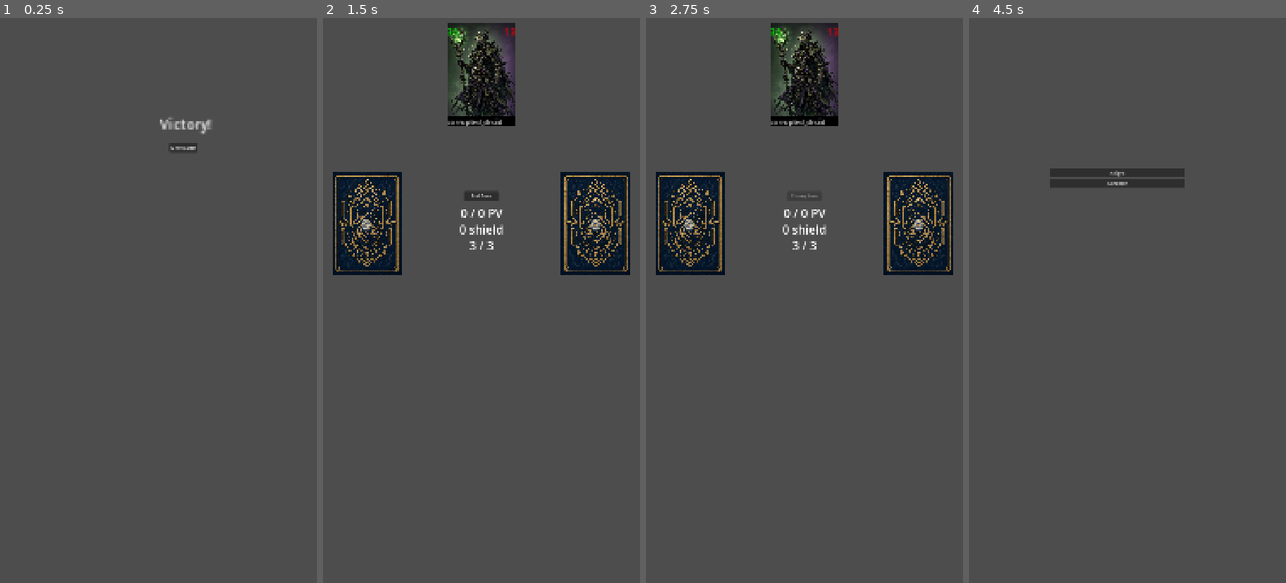
Above: before the commit, frames 1-4 (left to right).
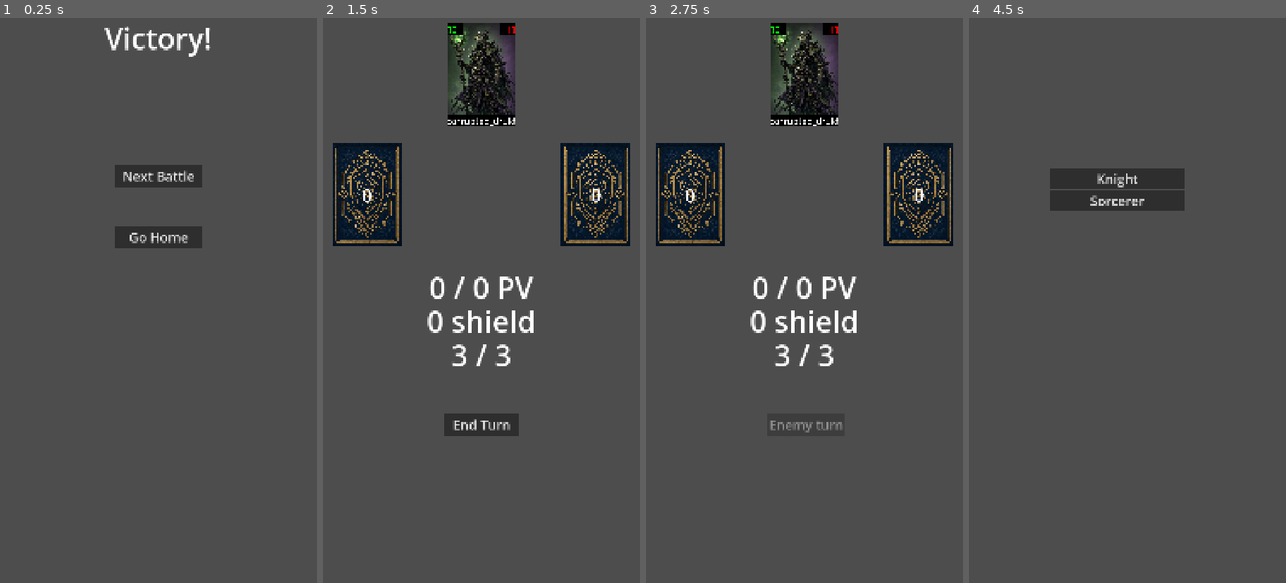
Above: after the commit, the same moments.

Repository: hugocardin/cardinDeckBuildingRoguelike
Game: Godot game, scene res://scenes/battle_victory/BattleVictory.tscn
The game is run twice, just before and just after one commit, with the same random seed, the same clock (stepped at 60 frames per second) and the same inputs. This scene is started directly instead of the project's main scene.
Inputs (mouse positions are in pixels of both pictures, inside the frame that each line leads up to):
- Up to frame 1 (0.25 s): no input
- Up to frame 2 (1.5 s): click "Next Battle" at 0.5 s; click (370, 537) at 1.27 s
- Up to frame 3 (2.75 s): click "End Turn" at 2 s
- Up to frame 4 (4.5 s): tap Enter at 2.75 s; move the mouse to (1197, 272) at 2.77 s; click (1197, 272) at 2.92 s; click "Start a new game" (after the commit: "Go home") at 3.5 s; click "Start battle" at 4.25 s

The runs differ from the first frame. In frame 1, 2.9% of the frame differs, in the area x 32-68%, y 1-41%; in frame 2, 9.9%, in the area x 3-97%, y 0-74%; in frame 3, 9.0%; in frame 4, 1.8%.
Error after the commit: Invalid access to property or key 'type' on a base object of type 'Nil'. (res://scenes/battle_victory/BattleVictory.gd:10)

Commit message:
- Added 10 new player cards - Created theme to have buttons using the same font-size as well as the RichTextLabel. - Uses theme with font-size instead of using scale, the text is now clean as blurry with the scale. - Removed CardRarity.LEGENDARY to only have 3 levels of cards. - After a world boss battle, the player has the choice to go back to menu to start a new game or go to next battle, which will create a new world

Diff:
--- a/components/card/Card.tscn
+++ b/components/card/Card.tscn
@@ -2,9 +2,16 @@
 
 [ext_resource type="Script" uid="uid://ct0tgc1n4khwl" path="res://components/card/Card.gd" id="1_42x1r"]
 [ext_resource type="Texture2D" uid="uid://uqus1dccjxs2" path="res://assets/cards/knight.jpg" id="2_khtmt"]
+[ext_resource type="Theme" uid="uid://caw1tcdukqnd7" path="res://themes/ui_theme.tres" id="3_khtmt"]
 
 [sub_resource type="RectangleShape2D" id="RectangleShape2D_yuttk"]
 size = Vector2(784.5, 1168)
+
+[sub_resource type="StyleBoxFlat" id="StyleBoxFlat_shs3l"]
+bg_color = Color(0, 0, 0, 1)
+
+[sub_resource type="StyleBoxFlat" id="StyleBoxFlat_khtmt"]
+bg_color = Color(0, 0, 0, 1)
 
 [sub_resource type="StyleBoxFlat" id="StyleBoxFlat_42x1r"]
 bg_color = Color(0, 0, 0, 1)
@@ -24,12 +31,13 @@
 
 [node name="Attack" type="RichTextLabel" parent="." unique_id=137795790]
 self_modulate = Color(1, 0, 0, 1)
-offset_left = 112.00001
+offset_left = 220.0
 offset_top = -584.0
-offset_right = 152.0
-offset_bottom = -559.0
-scale = Vector2(7, 7)
+offset_right = 392.0
+offset_bottom = -447.0
 mouse_filter = 2
+theme = ExtResource("3_khtmt")
+theme_override_styles/normal = SubResource("StyleBoxFlat_shs3l")
 text = "999"
 fit_content = true
 autowrap_mode = 0
@@ -40,34 +48,35 @@
 self_modulate = Color(0, 1, 0, 1)
 offset_left = -392.0
 offset_top = -584.0
-offset_right = -352.0
-offset_bottom = -559.0
-scale = Vector2(7, 7)
+offset_right = -220.0
+offset_bottom = -447.0
 mouse_filter = 2
+theme = ExtResource("3_khtmt")
+theme_override_styles/normal = SubResource("StyleBoxFlat_khtmt")
 text = "999"
 fit_content = true
 autowrap_mode = 0
 vertical_alignment = 1
 
 [node name="Name" type="RichTextLabel" parent="." unique_id=1372852587]
-offset_left = -392.0
-offset_top = 469.00003
-offset_right = -235.20001
-offset_bottom = 492.00003
-scale = Vector2(5, 5)
+offset_left = -394.0
+offset_top = 449.0
+offset_right = 393.0
+offset_bottom = 587.0
 mouse_filter = 2
+theme = ExtResource("3_khtmt")
 theme_override_styles/normal = SubResource("StyleBoxFlat_42x1r")
 text = "Super Knight"
 fit_content = true
 autowrap_mode = 0
 
 [node name="Rarity" type="RichTextLabel" parent="." unique_id=374965623]
-offset_left = -392.00003
-offset_top = 354.0
-offset_right = -235.20004
-offset_bottom = 377.0
-scale = Vector2(5, 5)
+offset_left = -394.0
+offset_top = 312.0
+offset_right = 393.0
+offset_bottom = 450.0
 mouse_filter = 2
+theme = ExtResource("3_khtmt")
 theme_override_styles/normal = SubResource("StyleBoxFlat_42x1r")
 text = "Rarity"
 fit_content = true
--- a/components/deck/Deck.tscn
+++ b/components/deck/Deck.tscn
@@ -20,11 +20,11 @@
 
 [node name="CardCount" type="RichTextLabel" parent="." unique_id=190720630]
 z_index = -2
-offset_left = -125.0
-offset_top = -125.0
-offset_right = -100.0
-offset_bottom = -100.0
-scale = Vector2(10, 10)
+offset_left = -166.0
+offset_top = -142.0
+offset_right = 166.0
+offset_bottom = 154.0
+theme_override_font_sizes/normal_font_size = 200
 text = "99"
 horizontal_alignment = 1
 vertical_alignment = 1
--- a/components/discard/Discard.tscn
+++ b/components/discard/Discard.tscn
@@ -13,11 +13,11 @@
 
 [node name="Quantity" type="RichTextLabel" parent="." unique_id=1898549995]
 z_index = -2
-offset_left = -120.0
-offset_top = -117.0
-offset_right = -96.0
-offset_bottom = -93.5
-scale = Vector2(10, 10)
+offset_left = -164.0
+offset_top = -153.0
+offset_right = 169.0
+offset_bottom = 157.0
+theme_override_font_sizes/normal_font_size = 200
 text = "99"
 horizontal_alignment = 1
 vertical_alignment = 1
--- a/components/enemy_card/EnemyCard.tscn
+++ b/components/enemy_card/EnemyCard.tscn
@@ -2,9 +2,16 @@
 
 [ext_resource type="Script" uid="uid://hlmtnj38416p" path="res://components/enemy_card/EnemyCard.gd" id="1_no5o5"]
 [ext_resource type="Texture2D" uid="uid://b8p2pf3omfybk" path="res://assets/enemy_cards/orc.jpg" id="2_ke84f"]
+[ext_resource type="Theme" uid="uid://caw1tcdukqnd7" path="res://themes/ui_theme.tres" id="3_ke84f"]
 
 [sub_resource type="RectangleShape2D" id="RectangleShape2D_yuttk"]
 size = Vector2(784, 1168)
+
+[sub_resource type="StyleBoxFlat" id="StyleBoxFlat_ryynl"]
+bg_color = Color(0, 0, 0, 1)
+
+[sub_resource type="StyleBoxFlat" id="StyleBoxFlat_itnie"]
+bg_color = Color(0, 0, 0, 1)
 
 [sub_resource type="StyleBoxFlat" id="StyleBoxFlat_no5o5"]
 bg_color = Color(0, 0, 0, 1)
@@ -24,12 +31,15 @@
 [node name="Attack" type="RichTextLabel" parent="." unique_id=1961168600]
 self_modulate = Color(1, 0, 0, 1)
 z_index = 1
-offset_left = 112.0
-offset_top = -584.00006
-offset_right = 152.0
-offset_bottom = -559.00006
-scale = Vector2(7, 7)
+offset_left = 220.0
+offset_top = -584.0
+offset_right = 392.0
+offset_bottom = -447.0
+theme = ExtResource("3_ke84f")
+theme_override_styles/normal = SubResource("StyleBoxFlat_ryynl")
 text = "999"
+fit_content = true
+autowrap_mode = 0
 horizontal_alignment = 2
 vertical_alignment = 1
 
@@ -38,19 +48,22 @@
 z_index = 1
 offset_left = -392.0
 offset_top = -584.0
-offset_right = -352.0
-offset_bottom = -559.0
-scale = Vector2(7, 7)
+offset_right = -220.0
+offset_bottom = -447.0
+theme = ExtResource("3_ke84f")
+theme_override_styles/normal = SubResource("StyleBoxFlat_itnie")
 text = "999"
+fit_content = true
+autowrap_mode = 0
 vertical_alignment = 1
 
 [node name="Name" type="RichTextLabel" parent="." unique_id=1788442520]
 offset_left = -392.0
-offset_top = 469.00003
-offset_right = -235.20001
-offset_bottom = 492.00003
-scale = Vector2(5, 5)
+offset_top = 447.0
+offset_right = 392.0
+offset_bottom = 584.0
 mouse_filter = 2
+theme = ExtResource("3_ke84f")
 theme_override_styles/normal = SubResource("StyleBoxFlat_no5o5")
 text = "Super Knight"
 fit_content = true
--- a/components/player/Player.tscn
+++ b/components/player/Player.tscn
@@ -1,36 +1,37 @@
 [gd_scene format=3 uid="uid://cd0mrm0winfv6"]
 
 [ext_resource type="Script" uid="uid://divs8r2p1ua1j" path="res://components/player/Player.gd" id="1_7504e"]
+[ext_resource type="Theme" uid="uid://caw1tcdukqnd7" path="res://themes/ui_theme.tres" id="2_yxufj"]
 
 [node name="Player" type="Node2D" unique_id=1279587413]
 script = ExtResource("1_7504e")
 
 [node name="Health" type="RichTextLabel" parent="." unique_id=390119848]
-offset_left = -150.0
-offset_top = -85.0
-offset_right = 150.0
-offset_bottom = -30.0
-theme_override_font_sizes/normal_font_size = 40
-text = "99/99 PV"
+offset_left = -350.0
+offset_top = -190.0
+offset_right = 350.0
+offset_bottom = -40.0
+theme = ExtResource("2_yxufj")
+text = "999/999 PV"
 horizontal_alignment = 1
 vertical_alignment = 1
 
 [node name="Shield" type="RichTextLabel" parent="." unique_id=56547962]
-offset_left = -150.0
-offset_top = -30.0
-offset_right = 150.0
-offset_bottom = 25.0
-theme_override_font_sizes/normal_font_size = 40
+offset_left = -350.0
+offset_top = -76.0
+offset_right = 350.0
+offset_bottom = 74.0
+theme = ExtResource("2_yxufj")
 text = "99 shield"
 horizontal_alignment = 1
 vertical_alignment = 1
 
 [node name="Actions" type="RichTextLabel" parent="." unique_id=839378030]
-offset_left = -150.0
-offset_top = 25.0
-offset_right = 150.0
-offset_bottom = 80.0
-theme_override_font_sizes/normal_font_size = 40
+offset_left = -350.0
+offset_top = 40.0
+offset_right = 350.0
+offset_bottom = 190.0
+theme = ExtResource("2_yxufj")
 text = "99/99  Actions"
 horizontal_alignment = 1
 vertical_alignment = 1
--- a/scenes/battle/Battle.tscn
+++ b/scenes/battle/Battle.tscn
@@ -8,6 +8,7 @@
 [ext_resource type="PackedScene" uid="uid://ctat3s5tf7hbr" path="res://components/deck/Deck.tscn" id="6_hl5pk"]
 [ext_resource type="PackedScene" uid="uid://bs0wkulxtx64a" path="res://components/discard/Discard.tscn" id="7_jjack"]
 [ext_resource type="Script" uid="uid://bi48mx8qerqpu" path="res://scripts/InputManager.gd" id="8_nygig"]
+[ext_resource type="Theme" uid="uid://caw1tcdukqnd7" path="res://themes/ui_theme.tres" id="9_2ckr4"]
 
 [node name="Battle" type="Node2D" unique_id=1225489236]
 script = ExtResource("1_2ckr4")
@@ -22,24 +23,25 @@
 script = ExtResource("1_kos6x")
 
 [node name="Player" parent="." unique_id=1279587413 instance=ExtResource("4_nygig")]
-position = Vector2(540, 721)
+position = Vector2(540, 1031)
 
 [node name="PlayerHand" type="Node2D" parent="." unique_id=54393005]
 script = ExtResource("3_22lvc")
 
 [node name="Deck" parent="." unique_id=631521557 instance=ExtResource("6_hl5pk")]
-position = Vector2(150, 700)
+position = Vector2(150, 600)
 scale = Vector2(0.3, 0.3)
 
 [node name="Discard" parent="." unique_id=1637224165 instance=ExtResource("7_jjack")]
-position = Vector2(930, 700)
+position = Vector2(930, 600)
 scale = Vector2(0.3, 0.3)
 
 [node name="EndTurnButton" type="Button" parent="." unique_id=457592452]
-offset_left = 480.0
-offset_top = 589.0
-offset_right = 600.0
-offset_bottom = 620.0
+offset_left = 415.0
+offset_top = 1345.0
+offset_right = 665.0
+offset_bottom = 1420.0
+theme = ExtResource("9_2ckr4")
 text = "End Turn"
 
 [node name="BattleTimer" type="Timer" parent="." unique_id=443405477]
--- a/scenes/battle_victory/BattleVictory.gd
+++ b/scenes/battle_victory/BattleVictory.gd
@@ -1,4 +1,34 @@
 extends Node2D
 
+var was_boss_battle: bool
+
+var after_boss_go_home_reference: Button
+
+func _ready() -> void:
+	after_boss_go_home_reference = $AfterBossGoHome
+
+	was_boss_battle = GameState.current_node.type == Constants.LevelType.WORLD_BOSS_BATTLE
+
+	if was_boss_battle:
+		after_boss_go_home_reference.hide()
+
+func _on_after_boss_go_home_pressed() -> void:
+	SceneManager.go_to_home()
+
 func _on_next_battle_button_pressed() -> void:
+	if was_boss_battle:
+		GameState.reset_for_new_world()
+
+	_upgrade_random_card()
+
 	SceneManager.go_to_map()
+
+func _upgrade_random_card() -> void:
+	var upgradable: Array[CardInstance] = GameState.all_player_cards.filter(
+		func(card: CardInstance) -> bool: return card.can_upgrade()
+	)
+	if upgradable.is_empty():
+		return
+
+	var card_instance: CardInstance = upgradable.pick_random()
+	card_instance.upgrade()
--- a/scenes/battle_victory/BattleVictory.tscn
+++ b/scenes/battle_victory/BattleVictory.tscn
@@ -1,23 +1,46 @@
 [gd_scene format=3 uid="uid://dnxpxxivvpgyn"]
 
 [ext_resource type="Script" uid="uid://u3as4amch0nb" path="res://scenes/battle_victory/BattleVictory.gd" id="1_dp31f"]
+[ext_resource type="Theme" uid="uid://caw1tcdukqnd7" path="res://themes/ui_theme.tres" id="2_d1arm"]
 
 [node name="BattleVictoryRoot" type="Node2D" unique_id=1506620259]
 script = ExtResource("1_dp31f")
 
+[node name="VictoryText" type="RichTextLabel" parent="." unique_id=1541266728]
+anchors_preset = 5
+anchor_left = 0.5
+anchor_right = 0.5
+offset_left = 290.0
+offset_right = 790.0
+offset_bottom = 150.0
+grow_horizontal = 2
+theme = ExtResource("2_d1arm")
+text = "Victory!"
+horizontal_alignment = 1
+
 [node name="NextBattleButton" type="Button" parent="." unique_id=68791517]
-offset_left = 577.0
-offset_top = 426.0
-offset_right = 673.0
-offset_bottom = 457.0
+anchors_preset = 5
+anchor_left = 0.5
+anchor_right = 0.5
+offset_left = 390.0
+offset_top = 500.0
+offset_right = 690.0
+offset_bottom = 575.0
+grow_horizontal = 2
+theme = ExtResource("2_d1arm")
 text = "Next Battle"
 
-[node name="VictoryText" type="RichTextLabel" parent="." unique_id=1541266728]
-offset_left = 545.0
-offset_top = 325.0
-offset_right = 659.0
-offset_bottom = 348.0
-scale = Vector2(3, 3)
-text = "Victory!"
+[node name="AfterBossGoHome" type="Button" parent="." unique_id=936514289]
+anchors_preset = 5
+anchor_left = 0.5
+anchor_right = 0.5
+offset_left = 390.0
+offset_top = 707.0
+offset_right = 690.0
+offset_bottom = 782.0
+grow_horizontal = 2
+theme = ExtResource("2_d1arm")
+text = "Go Home"
 
 [connection signal="pressed" from="NextBattleButton" to="." method="_on_next_battle_button_pressed"]
+[connection signal="pressed" from="AfterBossGoHome" to="." method="_on_after_boss_go_home_pressed"]
--- a/scenes/character_selection/CharacterSelection.gd
+++ b/scenes/character_selection/CharacterSelection.gd
@@ -1,4 +1,6 @@
 extends Node2D
+
+const UI_THEME: Theme = preload("res://themes/ui_theme.tres")
 
 var v_box_container_reference: VBoxContainer
 
@@ -7,6 +9,7 @@
 
 	for character_name: String in CharacterDatabase.CHARACTERS:
 		var button: Button = Button.new()
+		button.theme = UI_THEME
 		button.text = character_name.capitalize()
 		button.pressed.connect(_on_character_selected.bind(character_name))
 		v_box_container_reference.add_child(button)
--- a/scenes/home/Home.tscn
+++ b/scenes/home/Home.tscn
@@ -1,15 +1,17 @@
 [gd_scene format=3 uid="uid://iewc1grxgtvs"]
 
 [ext_resource type="Script" uid="uid://yd8ug6r2ikwb" path="res://scenes/home/Home.gd" id="1_77g6y"]
+[ext_resource type="Theme" uid="uid://caw1tcdukqnd7" path="res://themes/ui_theme.tres" id="2_alh7a"]
 
 [node name="HomeRoot" type="Node2D" unique_id=498567564]
 script = ExtResource("1_77g6y")
 
 [node name="StartBattleButton" type="Button" parent="." unique_id=1081770186]
-offset_left = 474.0
+offset_left = 390.0
 offset_top = 547.0
-offset_right = 570.0
-offset_bottom = 578.0
+offset_right = 690.0
+offset_bottom = 622.0
+theme = ExtResource("2_alh7a")
 text = "Start battle"
 
 [connection signal="pressed" from="StartBattleButton" to="." method="_on_start_battle_button_pressed"]
--- a/scenes/player_is_dead/PlayerIsDead.tscn
+++ b/scenes/player_is_dead/PlayerIsDead.tscn
@@ -1,22 +1,26 @@
 [gd_scene format=3 uid="uid://doa1g3afqybfy"]
 
 [ext_resource type="Script" uid="uid://d0cvvhhjm0dvs" path="res://scenes/player_is_dead/PlayerIsDead.gd" id="1_6wbfr"]
+[ext_resource type="Theme" uid="uid://caw1tcdukqnd7" path="res://themes/ui_theme.tres" id="2_5x6i4"]
 
 [node name="PlayerIsDeadRoot" type="Node2D" unique_id=966160191]
 script = ExtResource("1_6wbfr")
 
 [node name="NewGameButton" type="Button" parent="." unique_id=205253245]
-offset_left = 260.0
-offset_top = 398.0
-offset_right = 403.0
-offset_bottom = 429.0
-text = "Start a new game"
+offset_left = 415.0
+offset_top = 464.0
+offset_right = 665.0
+offset_bottom = 539.0
+theme = ExtResource("2_5x6i4")
+text = "Go home"
 
 [node name="RichTextLabel" type="RichTextLabel" parent="." unique_id=1386471669]
-offset_left = 258.0
-offset_top = 314.0
-offset_right = 592.0
-offset_bottom = 354.0
-text = "You're dead, pwet pwet"
+offset_left = 190.0
+offset_top = 269.0
+offset_right = 890.0
+offset_bottom = 419.0
+theme = ExtResource("2_5x6i4")
+text = "You're dead..."
+horizontal_alignment = 1
 
 [connection signal="pressed" from="NewGameButton" to="." method="_on_new_game_button_pressed"]
--- a/scenes/shop/Shop.tscn
+++ b/scenes/shop/Shop.tscn
@@ -1,6 +1,7 @@
 [gd_scene format=3 uid="uid://lagyo1qjprmf"]
 
 [ext_resource type="Script" uid="uid://dplhh361af2vc" path="res://scenes/shop/Shop.gd" id="1_rktij"]
+[ext_resource type="Theme" uid="uid://caw1tcdukqnd7" path="res://themes/ui_theme.tres" id="2_3qebd"]
 
 [node name="Shop" type="Node2D" unique_id=1390731555]
 script = ExtResource("1_rktij")
@@ -18,6 +19,7 @@
 offset_top = 1149.0
 offset_right = 555.0
 offset_bottom = 1180.0
+theme = ExtResource("2_3qebd")
 text = "Skip choose"
 
 [connection signal="pressed" from="SkipChoose" to="." method="_on_skip_choose_pressed"]
--- a/scripts/CardDatabase.gd
+++ b/scripts/CardDatabase.gd
@@ -30,7 +30,7 @@
 		"upgrade": {"type": "escalating", "stat": "attack", "start": 1, "step": 1}
 	},
 	"mage": {
-		"rarity": Constants.CardRarity.LEGENDARY,
+		"rarity": Constants.CardRarity.RARE,
 		"attack": 8,
 		"shield": 3,
 		"max_upgrades": 2,
@@ -48,6 +48,75 @@
 		"shield": 10,
 		"max_upgrades": Constants.CARD_INFINITE_UPGRADES,
 		"upgrade": { "type": "escalating", "stat": "shield", "start": 2, "step": 1 }
+	},
+	"cleric": {
+		"rarity": Constants.CardRarity.COMMON,
+		"attack": 3,
+		"shield": 5,
+		"max_upgrades": 2,
+		"upgrade": { "type": "flat", "shield": 2 }
+	},
+	"monk": {
+		"rarity": Constants.CardRarity.COMMON,
+		"attack": 5,
+		"shield": 3,
+		"max_upgrades": 3,
+		"upgrade": { "type": "escalating", "stat": "attack", "start": 2, "step": 1 }
+	},
+	"pirate": {
+		"rarity": Constants.CardRarity.COMMON,
+		"attack": 6,
+		"shield": 2,
+		"upgrade": { "type": "steps", "list": [{"attack": 3}, {"attack": 2, "shield": 1}] }
+	},
+	"dwarf": {
+		"rarity": Constants.CardRarity.COMMON,
+		"attack": 4,
+		"shield": 5,
+		"max_upgrades": 2,
+		"upgrade": { "type": "flat", "shield": 2 }
+	},
+	"shaman": {
+		"rarity": Constants.CardRarity.UNCOMMON,
+		"attack": 6,
+		"shield": 4,
+		"upgrade": { "type": "steps", "list": [{"attack": 2, "shield": 1}, {"attack": 3, "shield": 1}] }
+	},
+	"frost_witch": {
+		"rarity": Constants.CardRarity.UNCOMMON,
+		"attack": 8,
+		"shield": 2,
+		"max_upgrades": 2,
+		"upgrade": { "type": "flat", "attack": 3 }
+	},
+	"dryad": {
+		"rarity": Constants.CardRarity.UNCOMMON,
+		"attack": 2,
+		"shield": 8,
+		"max_upgrades": 3,
+		"upgrade": { "type": "escalating", "stat": "shield", "start": 2, "step": 1 }
+	},
+	"necromancer": {
+		"rarity": Constants.CardRarity.RARE,
+		"max_copies": 1,
+		"attack": 9,
+		"shield": 4,
+		"upgrade": { "type": "steps", "list": [{"attack": 3, "shield": 1}, {"attack": 4, "shield": 2}] }
+	},
+	"minotaur": {
+		"rarity": Constants.CardRarity.RARE,
+		"attack": 10,
+		"shield": 5,
+		"max_upgrades": 2,
+		"upgrade": { "type": "flat", "attack": 3, "shield": 1 }
+	},
+	"phoenix": {
+		"rarity": Constants.CardRarity.RARE,
+		"max_copies": 1,
+		"attack": 12,
+		"shield": 8,
+		"max_upgrades": 2,
+		"upgrade": { "type": "flat", "attack": 3, "shield": 3 }
 	},
 }
 
--- a/scripts/CharacterDatabase.gd
+++ b/scripts/CharacterDatabase.gd
@@ -9,5 +9,5 @@
 	"sorcerer": {
 		"health": 35,
 		"starting_cards": ["demon", "demon", "archer", "archer", "archer", "berserker", "knight", "knight"]
-	}
+	},
 }
--- a/scripts/Constants.gd
+++ b/scripts/Constants.gd
@@ -53,21 +53,21 @@
 	"res://assets/backgrounds/underwater_reef.jpg"
 ]
 
-enum CardRarity { COMMON, UNCOMMON, RARE, LEGENDARY }
+enum CardRarity {COMMON, UNCOMMON, RARE}
 
 const CARD_RARITY_WEIGHTS: Dictionary[LevelType, Dictionary] = {
 	LevelType.NORMAL_BATTLE: {
-		CardRarity.COMMON: 60, CardRarity.UNCOMMON: 25, CardRarity.RARE: 12, CardRarity.LEGENDARY: 3,
+		CardRarity.COMMON: 65, CardRarity.UNCOMMON: 25, CardRarity.RARE: 10,
 	},
 	LevelType.ELITE_BATTLE: {
-		CardRarity.COMMON: 20, CardRarity.UNCOMMON: 40, CardRarity.RARE: 30, CardRarity.LEGENDARY: 10,
+		CardRarity.COMMON: 25, CardRarity.UNCOMMON: 45, CardRarity.RARE: 30,
 	},
 	LevelType.WORLD_BOSS_BATTLE: {
-		CardRarity.LEGENDARY: 100,
+		CardRarity.RARE: 100,
 	},
 	LevelType.SHOP: {
-		CardRarity.COMMON: 60, CardRarity.UNCOMMON: 25, CardRarity.RARE: 12, CardRarity.LEGENDARY: 3
-	}
+		CardRarity.COMMON: 65, CardRarity.UNCOMMON: 25, CardRarity.RARE: 10,
+	},
 }
 
 const CARD_UNLIMITED_COPIES := -1
--- a/scripts/GameState.gd
+++ b/scripts/GameState.gd
@@ -40,6 +40,11 @@
 	maximum_action = 3
 	all_player_cards = []
 	current_enemies = []
-	current_map_nodes= []
+	current_map_nodes = []
 	current_node = null
 	map_background_index = 0
+
+func reset_for_new_world() -> void:
+	current_map_nodes = []
+	current_node = null
+	map_background_index = 0
--- a/scripts/SceneManager.gd
+++ b/scripts/SceneManager.gd
@@ -20,10 +20,7 @@
 	get_tree().change_scene_to_file("res://scenes/shop/Shop.tscn")
 
 func go_to_battle_victory() -> void:
-	if GameState.current_node.type == Constants.LevelType.WORLD_BOSS_BATTLE:
-		go_to_home()
-	else:
-		get_tree().change_scene_to_file("res://scenes/battle_victory/BattleVictory.tscn")
+	get_tree().change_scene_to_file("res://scenes/battle_victory/BattleVictory.tscn")
 
 func _on_character_selected(character_name: String) -> void:
 	GameState.reset()
--- /dev/null
+++ b/themes/ui_theme.tres
@@ -0,0 +1,6 @@
+[gd_resource type="Theme" format=3 uid="uid://caw1tcdukqnd7"]
+
+[resource]
+default_font_size = 45
+Button/fonts/font = null
+RichTextLabel/font_sizes/normal_font_size = 100
Binary file added: assets/cards/cleric.jpg
Not shown, added: assets/cards/cleric.jpg.import
Binary file added: assets/cards/dryad.jpg
Not shown, added: assets/cards/dryad.jpg.import
Binary file added: assets/cards/dwarf.jpg
Not shown, added: assets/cards/dwarf.jpg.import
Binary file added: assets/cards/frost_witch.jpg
Not shown, added: assets/cards/frost_witch.jpg.import
Binary file added: assets/cards/minotaur.jpg
Not shown, added: assets/cards/minotaur.jpg.import
Binary file added: assets/cards/monk.jpg
Not shown, added: assets/cards/monk.jpg.import
(and 8 more such lines)
